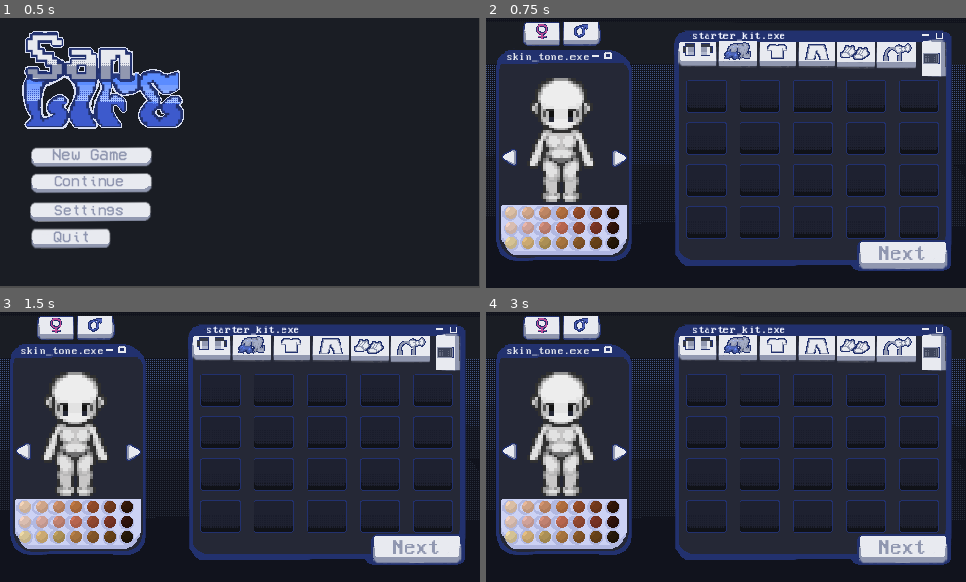
Above: before the commit, frames 1-4 (two rows, left to right).
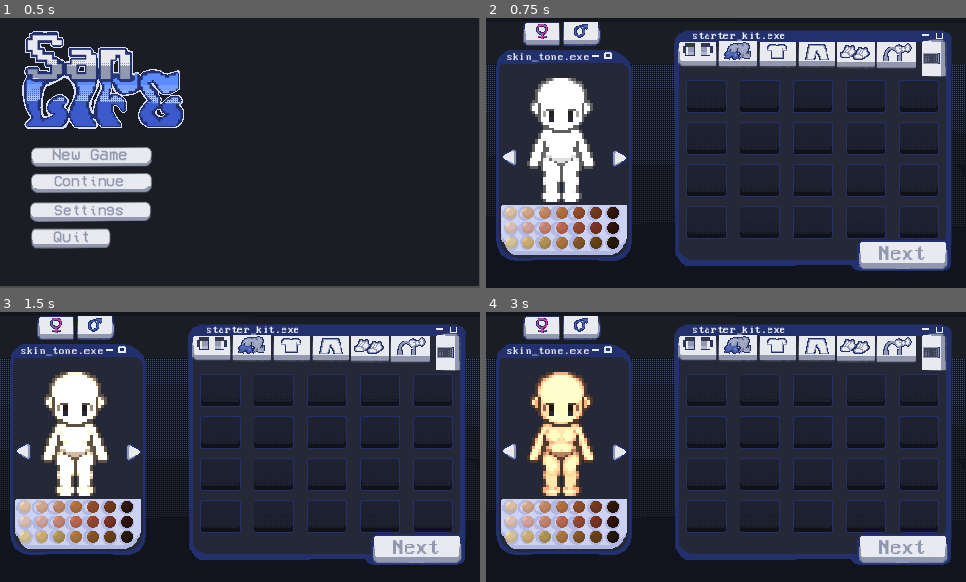
Above: after the commit, the same moments.

Repository: darkdoll4/SanLife
Game: Godot game, scene res://scenes/main_menu.tscn
Same seed, same stepped clock (60 frames per second), same inputs: the game is played once before the commit and once after it.
Inputs (mouse positions are in pixels of both pictures, inside the frame that each line leads up to):
- Up to frame 1 (0.5 s): no input
- Up to frame 2 (0.75 s): click (577, 158) at 0.5 s
- Up to frame 3 (1.5 s): click (24, 506) at 1.25 s
- Up to frame 4 (3 s): click (529, 506) at 2 s; click (543, 506) at 2.75 s

Frame 1 is identical in both runs. In frame 2, 3.7% of the frame differs, in the area x 8-23%, y 22-69%; in frame 3, 3.7%; in frame 4, 4.5%.

Commit message:
added shader to sprite female, need to change the eye as a sep sprite

Diff:
--- /dev/null
+++ b/san-life/assets/skin_shader.gdshader
@@ -0,0 +1,17 @@
+shader_type canvas_item;
+
+uniform vec4 skin_color : source_color = vec4(1.0);
+
+
+void fragment() {
+	vec4 tex = texture(TEXTURE, UV);
+	float gray = dot(tex.rgb, vec3(0.333));
+	COLOR.rgb = skin_color.rgb * gray * 2.0;
+	COLOR.a = tex.a;
+}
+
+
+//void light() {
+//	// Called for every pixel for every light affecting the material.
+//	// Uncomment to replace the default light processing function with this one.
+//}
--- a/san-life/scenes/character_creator.gd
+++ b/san-life/scenes/character_creator.gd
@@ -54,7 +54,7 @@
 		$Characterbody.texture = dark_body
 	else:
 		$Characterbody.texture = light_body
-
+	$Characterbody.material.set_shader_parameter("skin_color", tone.color)
 
 
 func _on_next_pressed():
--- a/san-life/scenes/character_creator.tscn
+++ b/san-life/scenes/character_creator.tscn
@@ -14,6 +14,7 @@
 [ext_resource type="Texture2D" uid="uid://cf5jeiqvjqonv" path="res://assets/char creator/buttons, tabs/eyes selected .png" id="8_22p58"]
 [ext_resource type="Texture2D" uid="uid://cg3fplrsjq4v3" path="res://assets/char creator/buttons, tabs/hair.png" id="9_loqas"]
 [ext_resource type="Texture2D" uid="uid://be1h8pujooplk" path="res://assets/char creator/buttons, tabs/hair selected.png" id="10_cy6o4"]
+[ext_resource type="Shader" uid="uid://2dk0w6hlwuxj" path="res://assets/skin_shader.gdshader" id="11_xfpfe"]
 [ext_resource type="Texture2D" uid="uid://qdw46sfys8q2" path="res://assets/char creator/buttons, tabs/shirt.png" id="13_yns5i"]
 [ext_resource type="Texture2D" uid="uid://p72elpc35l83" path="res://assets/char creator/buttons, tabs/shirt selected.png" id="14_dk5wx"]
 [ext_resource type="Texture2D" uid="uid://6xl3u8oejr00" path="res://assets/char creator/buttons, tabs/hats selected.png" id="14_y4ojd"]
@@ -33,6 +34,10 @@
 [ext_resource type="Texture2D" uid="uid://dn2vtg45o2lck" path="res://assets/char creator/buttons, tabs/skin tones circle - all.png" id="29_1uaso"]
 [ext_resource type="Texture2D" uid="uid://f2xdwlmuxmlw" path="res://assets/char creator/buttons, tabs/light swatch.png" id="31_axsho"]
 
+[sub_resource type="ShaderMaterial" id="ShaderMaterial_xxul2"]
+shader = ExtResource("11_xfpfe")
+shader_parameter/skin_color = Color(1, 1, 1, 1)
+
 [node name="CharacterCreator" type="Control" unique_id=2112353210]
 layout_mode = 3
 anchors_preset = 15
@@ -100,6 +105,7 @@
 metadata/_edit_lock_ = true
 
 [node name="Characterbody" type="Sprite2D" parent="." unique_id=744542707]
+material = SubResource("ShaderMaterial_xxul2")
 position = Vector2(82, 122.000015)
 scale = Vector2(2.7376258, 2.7376258)
 texture = ExtResource("6_ucp7b")
Not shown, added: san-life/assets/skin_shader.gdshader.uid
